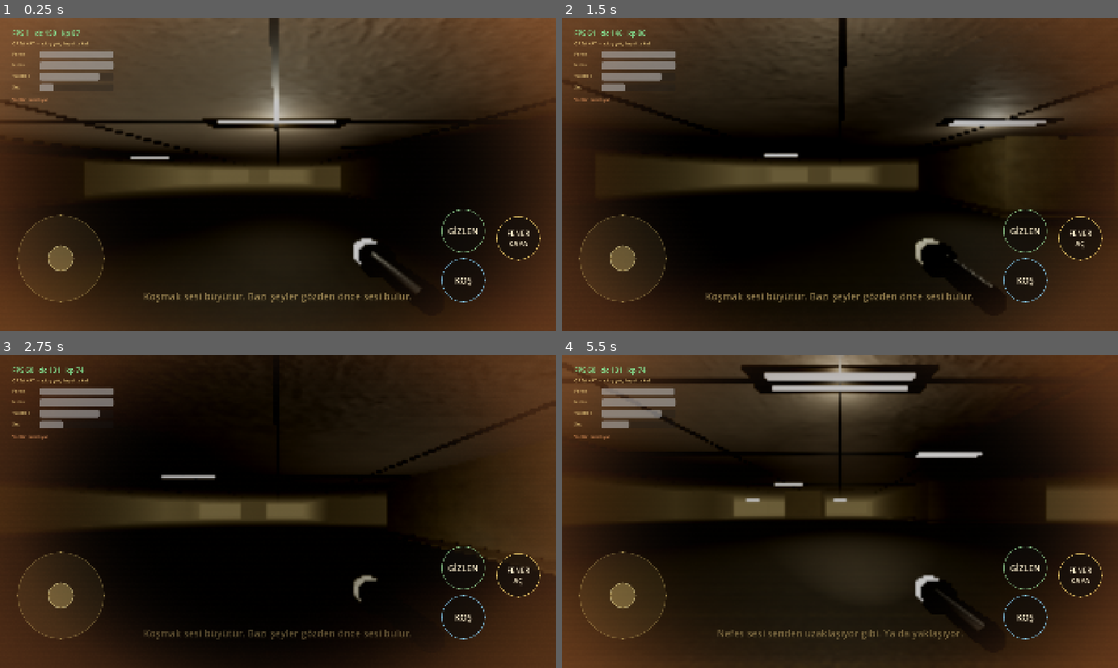
Above: before the commit, frames 1-4 (two rows, left to right).
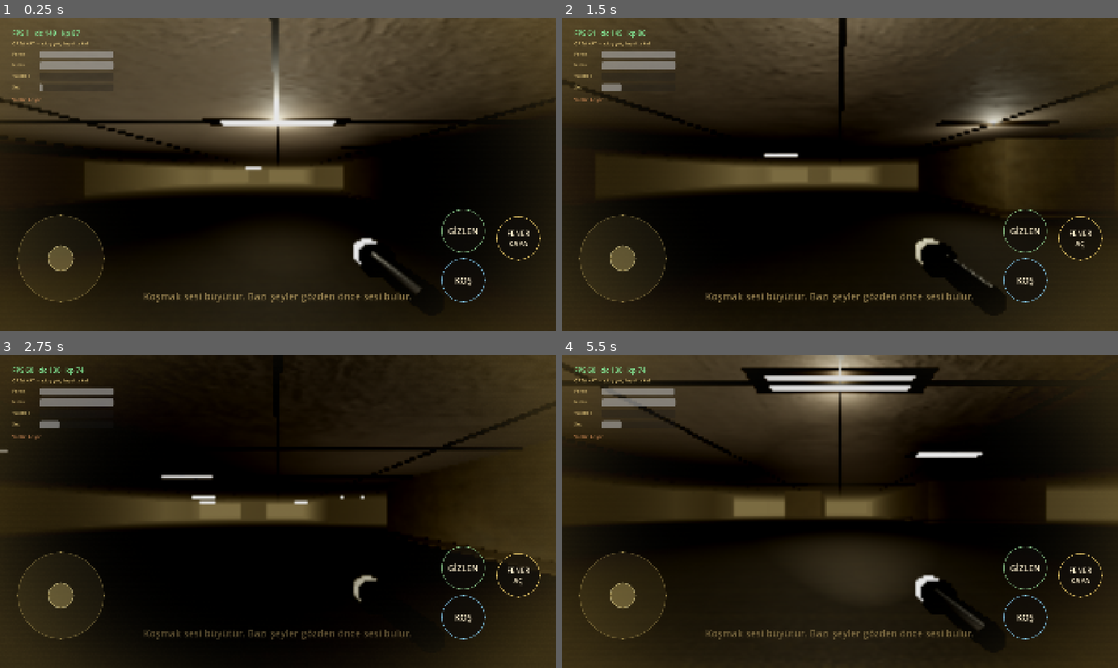
Above: after the commit, the same moments.

Repository: mehmetdem2005/Backrooms
Game: Godot game, scene res://scenes/Main.tscn
Two runs of this game, one before a commit and one after it. Both use one fixed random seed, a clock stepped at 60 frames per second and the inputs below.
Inputs (mouse positions are in pixels of both pictures, inside the frame that each line leads up to):
- Up to frame 1 (0.25 s): no input
- Up to frame 2 (1.5 s): tap Enter at 0.5 s; move the mouse to (867, 174) at 0.52 s; hold W from 0.53 s (still down); tap F at 0.6 s; move the mouse to (812, 174) at 1.27 s; tap Ctrl at 1.35 s
- Up to frame 3 (2.75 s): keep holding W; move the mouse to (289, 505) at 2.02 s; tap C at 2.1 s
- Up to frame 4 (5.5 s): keep holding W; move the mouse to (834, 517) at 2.77 s; tap one key every 0.75 s from 2.85 s: Shift F Ctrl C; move the mouse to (878, 514) at 3.52 s; move the mouse to (795, 508) at 4.27 s; move the mouse to (845, 511) at 5.02 s

The runs differ from the first frame. In frame 1, 14% of the frame differs, in the area x 0-100%, y 0-100%; in frame 2, 3.3%; in frame 3, 1.9%; in frame 4, 16%.

Commit message:
V4 Phase 1+2: noise system + hybrid 'Karma' monster AI
Phase 1 (Noise/Audio): tune player noise to plan values (walk 0.25, run 0.75,
crouch x0.4, idle 0.02); flashlight toggle emits 0.15 noise; water raises noise.
(Layered AudioDirector ambience/heartbeat/breath/chase already existed.)

Phase 2 core (AdvancedMonsterAI - 'Karma'): monster hunts by sight+sound and
can LOSE you when silent+hidden (CHASE/INVESTIGATE/SEARCH/STALK driven by
awareness + last-known position). A lock meter fills when you're loud or stay
fully detected -> triggers a ~6s relentless rage chase, then it can lose you
again. Speed scales by state; faces you only while chasing.

Compiles + runs clean headless. Audio/AI need an APK to actually test.

https://claude.ai/code/session_01NRpMnaAWyeW9sMqBjCT8aX

Diff:
--- a/game_src/scripts/horror/ShadowStalker.gd
+++ b/game_src/scripts/horror/ShadowStalker.gd
@@ -35,6 +35,8 @@
 var _arm_nodes: Array[MeshInstance3D] = []
 var _awareness: float = 0.0
 var _aggression: float = 0.0          # zamanla ve gördükçe artar → "sürekli kovalar"
+var _lock: float = 0.0                # Karma kilit sayacı (çok ses/uzun farkındalıkta dolar)
+var _rage_timer: float = 0.0          # kilit dolunca kısa süre AMANSIZ kovalama
 var _state_timer: float = 0.0
 var _lost_timer: float = 0.0
 var _current_state: String = "STALK"
@@ -228,11 +230,7 @@
         if _current_state == "CHASE":
             decay = 0.02 + (1.0 - visibility) * 0.05
         _awareness = max(0.0, _awareness - delta * decay)
-
-    if can_see and _awareness > 0.20:
-        _set_state("CHASE")
-    elif heard and _awareness > 0.16 and _current_state != "CHASE":
-        _set_state("INVESTIGATE")
+    # Durum kararı tek yerde: _update_state_logic (Karma)
 
 func _predicted_player_cell() -> Vector3i:
     # lead-pursuit: oyuncunun gittiği yöne bir miktar önden hedefle
@@ -246,15 +244,52 @@
     var lead_world: Vector3 = player.global_position + pv.normalized() * (2.0 + _aggression * 3.0)
     return level_builder.world_to_grid(lead_world)
 
-func _update_state_logic(_delta: float) -> void:
-    # AMANSIZ TAKİP: nerede olursan ol, daima oyuncuya yol bul (katlar arası dahil).
-    var player_cell: Vector3i = level_builder.world_to_grid(player.global_position)
-    if _current_state != "CHASE":
+func _update_state_logic(delta: float) -> void:
+    # KARMA: sesle/görüşle avlar, sessiz+görünmezsen seni KAYBEDER; ama çok ses çıkarır
+    # veya uzun süre tam fark edilirsen KİLİTLENİR ve kısa süre AMANSIZ kovalar.
+    var pcell: Vector3i = level_builder.world_to_grid(player.global_position)
+    var loud: bool = _last_player_noise > 0.6
+    if loud or _awareness >= 0.99:
+        _lock = min(1.0, _lock + delta * (0.55 if loud else 0.30))
+    else:
+        _lock = max(0.0, _lock - delta * 0.12)
+    if _lock >= 1.0 and _rage_timer <= 0.0:
+        _rage_timer = 6.0
+        _lock = 0.0
+    _rage_timer = max(0.0, _rage_timer - delta)
+
+    if _rage_timer > 0.0:
+        # AMANSIZ: tam konuma kilitli
         _set_state("CHASE")
-    if _repath_timer <= 0.0 or _path.size() == 0:
-        _repath_timer = repath_interval
-        _request_path_to(_predicted_player_cell())
-        _last_known_player_cell = player_cell
+        _last_known_player_cell = pcell
+        if _repath_timer <= 0.0 or _path.is_empty():
+            _repath_timer = repath_interval
+            _request_path_to(pcell)
+        return
+
+    if _awareness > 0.30:
+        _set_state("CHASE")
+        if _repath_timer <= 0.0 or _path.is_empty():
+            _repath_timer = repath_interval
+            _request_path_to(_predicted_player_cell())
+    elif _awareness > 0.10:
+        if _current_state != "INVESTIGATE":
+            _set_state("INVESTIGATE")
+            _request_path_to(_last_known_player_cell)
+        elif _path.is_empty() or _arrived_to_cell(_last_known_player_cell):
+            _set_state("SEARCH")
+    else:
+        # KAYIP: son bilinen çevresinde ara; uzun süre bulamazsa başıboş dolan (seni kaybetti)
+        if _lost_timer > 8.0:
+            if _current_state != "STALK" or _path.is_empty() or _state_timer > 2.5:
+                _set_state("STALK")
+                _request_path_to(level_builder.get_random_open_cell_near(level_builder.world_to_grid(global_position), 4, 14, _rng))
+                _state_timer = 0.0
+        else:
+            if _current_state != "SEARCH" or _path.is_empty() or _state_timer > 1.5:
+                _set_state("SEARCH")
+                _request_path_to(level_builder.get_random_open_cell_near(_last_known_player_cell, 2, 8, _rng))
+                _state_timer = 0.0
 
 func _request_path_to(goal: Vector3i) -> void:
     if level_builder == null:
@@ -292,10 +327,14 @@
         flat_to_target = target_position - global_position
         flat_to_target.y = 0.0
 
-    # Amansız kovalama: sabit hız. Suda (havuz) bir miktar yavaşlar ("arkandan yüzer").
+    # Hız duruma bağlı: kovalama hızlı, araştırma orta, başıboş yavaş. Suda yavaşlar.
     var spd: float = chase_speed
+    if _current_state == "INVESTIGATE" or _current_state == "SEARCH":
+        spd = investigate_speed
+    elif _current_state == "STALK":
+        spd = stalk_speed
     if level_builder.has_method("is_in_water") and level_builder.is_in_water(global_position):
-        spd = chase_speed * 0.62
+        spd *= 0.62
     var desired: Vector3 = flat_to_target.normalized() * spd
     velocity.x = move_toward(velocity.x, desired.x, 12.0 * delta)
     velocity.z = move_toward(velocity.z, desired.z, 12.0 * delta)
@@ -322,12 +361,16 @@
         fear = max(fear, 0.82)
     if _material != null:
         _material.emission_energy_multiplier = 0.45 + fear * 1.6 + sin(_pulse_time * 13.0) * 0.12
-    # Modelin önü (+Z) DAİMA oyuncuya bakar (ürkütücü + yön doğru).
+    # Yön: kovalarken oyuncuya bakar (ürkütücü); ararken hareket yönüne bakar (seni kaybetti).
     if _model != null and player != null:
-        var d: Vector3 = player.global_position - global_position
-        d.y = 0.0
-        if d.length() > 0.05:
-            var target_yaw: float = atan2(d.x, d.z)
+        var face_dir: Vector3
+        if _current_state == "CHASE" or _rage_timer > 0.0:
+            face_dir = player.global_position - global_position
+        else:
+            face_dir = Vector3(velocity.x, 0.0, velocity.z)
+        face_dir.y = 0.0
+        if face_dir.length() > 0.1:
+            var target_yaw: float = atan2(face_dir.x, face_dir.z)
             _model.rotation.y = lerp_angle(_model.rotation.y, target_yaw, clamp(delta * 9.0, 0.0, 1.0))
     # Lokomosyon animasyonu: hareket ederken yürü, dururken idle. Hız arttıkça hızlan (kovalama).
     if _anim != null and not _grabbing:
--- a/game_src/scripts/player/PremiumFpsPlayer.gd
+++ b/game_src/scripts/player/PremiumFpsPlayer.gd
@@ -183,6 +183,8 @@
     _flashlight_enabled = not _flashlight_enabled
     flashlight_toggled.emit(_flashlight_enabled)
     flashlight_clicked.emit(global_position)
+    # Fener aç/kapa küçük bir ses çıkarır (plan: 0.15) — canavar hızlı tıklamayı duyar
+    noise_level = max(noise_level, 0.15)
 
 func _build_body() -> void:
     # Rampalarda (kat geçişi) güvenli iniş/çıkış için zemin yapışması ve eğim toleransı.
@@ -455,14 +457,16 @@
     _head.position = Vector3(bob_x + shake_x, _base_camera_y + _crouch_offset + bob_y + breath_y + shake_y, 0.0)
 
 func _update_noise(delta: float) -> void:
-    var target_noise: float = 0.03
+    # Plan değerleri: yürüme 0.25, koşma 0.75, çömelme ~0.10, durağan ~0.02
+    var target_noise: float = 0.02
     if is_moving:
-        target_noise = 0.22
+        target_noise = 0.25
     if is_running:
-        target_noise = 0.82
+        target_noise = 0.75
     if is_crouching:
-        target_noise *= 0.35
-    if is_flashlight_on():
-        target_noise += 0.06
+        target_noise *= 0.40
+    # Suda (havuz) çıkardığın ses artar (su şıpırtısı)
+    if level_builder != null and level_builder.has_method("is_in_water") and level_builder.is_in_water(global_position):
+        target_noise = max(target_noise, 0.35) + (0.25 if is_moving else 0.0)
     target_noise += stress_level * 0.10
     noise_level = move_toward(noise_level, clamp(target_noise, 0.0, 1.0), delta * 2.8)
